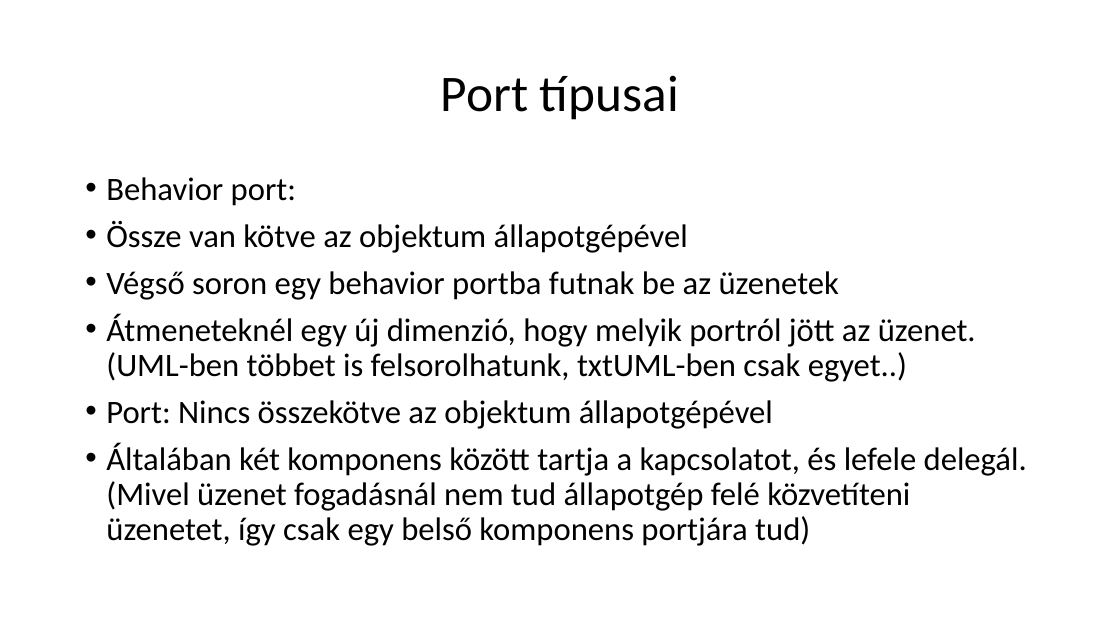
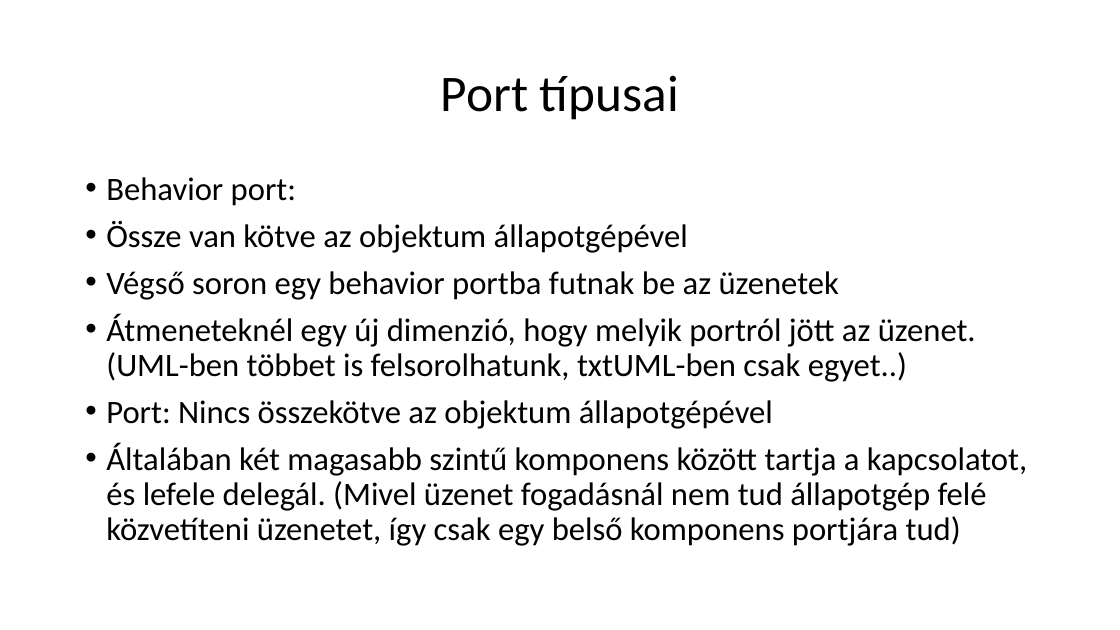
Before and after one commit to nagyandras95/Egyetem, a slide deck: slide 3 of port_versions/Komponensek.pptx. Drawn at 1120x630 pixels with LibreOffice and Linux fonts; fonts in the diff are those of the drawing. Boxes give left, top, right and bottom in pixels: in the first picture for what was removed or moved away, otherwise in the second. Text is boxed around its words. In the diff, an @@ line names an element or a change of style, - is before the commit and + after.

```diff
--- a/port_versions/Komponensek.pptx
+++ b/port_versions/Komponensek.pptx
@@ text at (106,443,1027,546): text changed @@
-• Általában két komponens között tartja a kapcsolatot, és lefele delegál. (Mivel üzenet fogadásnál nem tud állapotgép felé közvetíteni üzenetet, így csak egy belső komponens portjára tud)
+• Általában két magasabb szintű komponens között tartja a kapcsolatot, és lefele delegál. (Mivel üzenet fogadásnál nem tud állapotgép felé közvetíteni üzenetet, így csak egy belső komponens portjára tud)
```
Also in this commit, not shown: 5 other slides changed, 2 other files.
